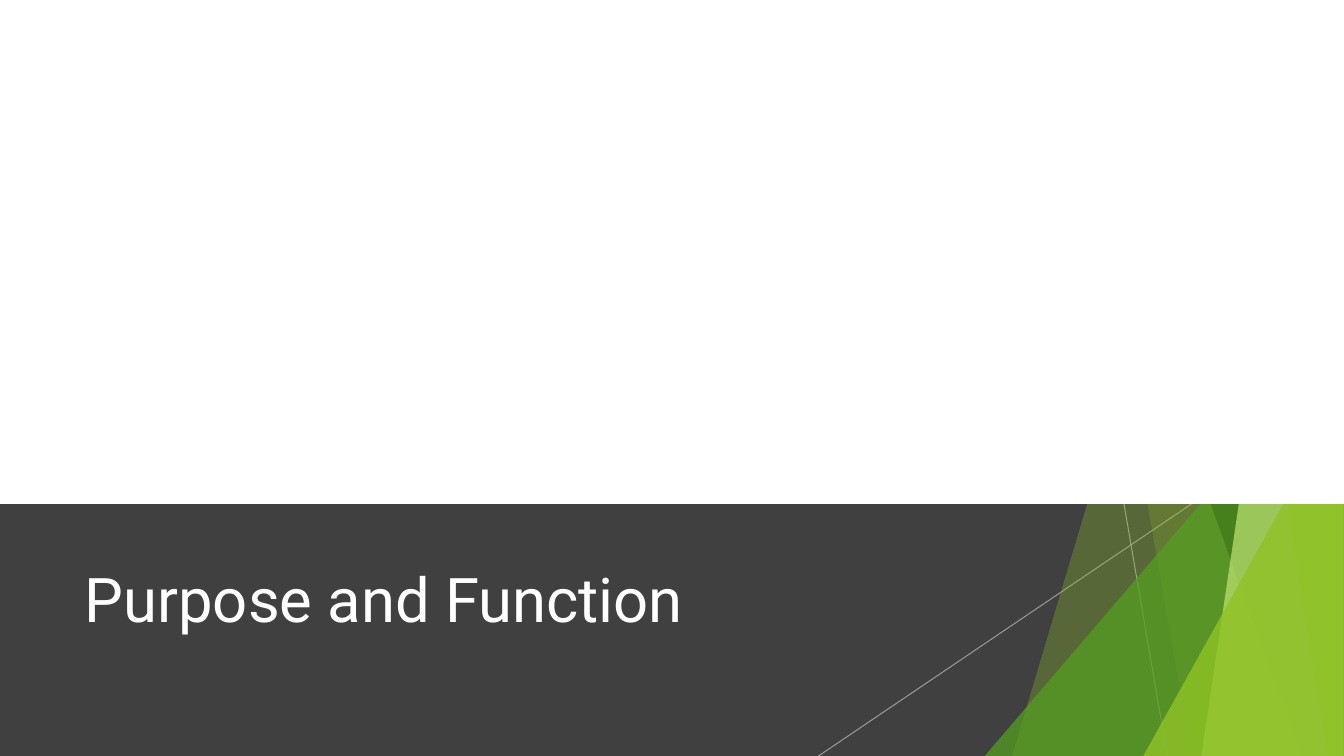
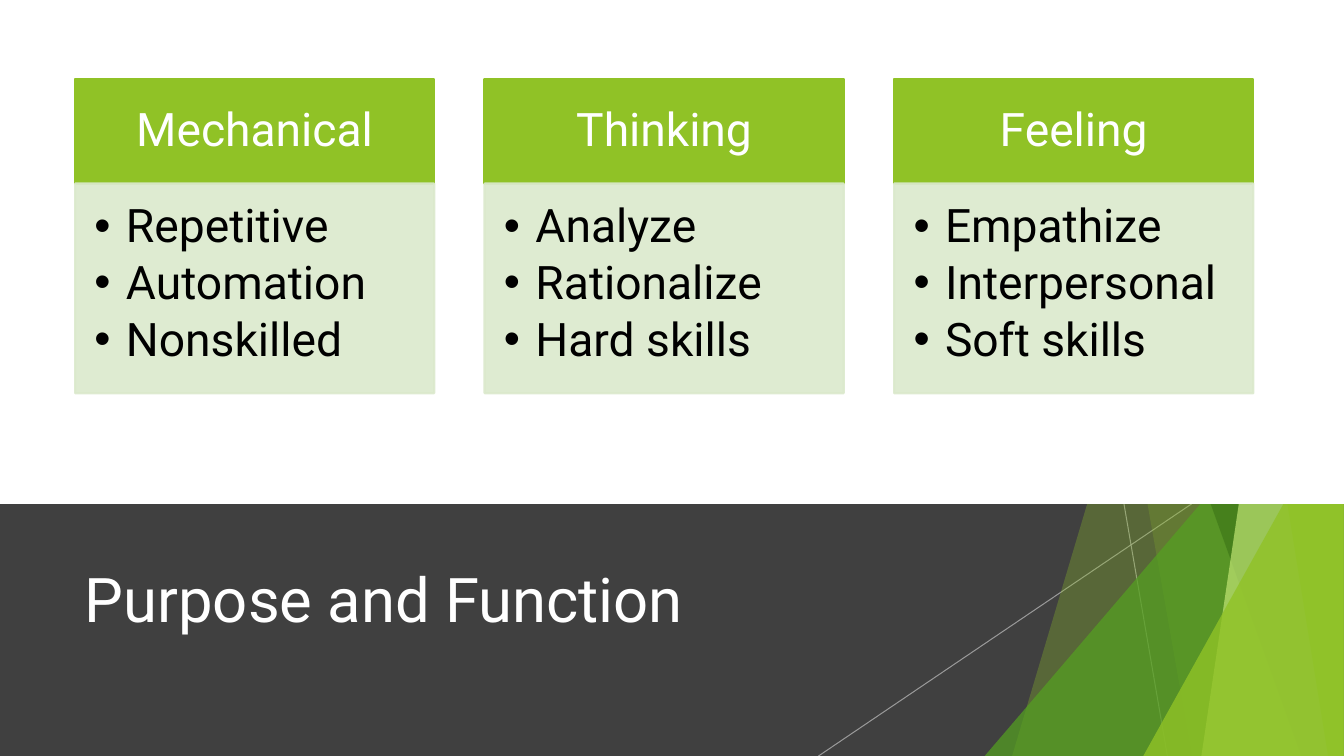
Before and after one commit to dr-natetorious/TIM-8150-Artifical_Intelligence, a slide deck: slide 5 of Week1_Describe/BachmeierNTIM8150-1.pptx. Drawn at 1344x756 pixels with LibreOffice and Linux fonts; fonts in the diff are those of the drawing. Boxes give left, top, right and bottom in pixels: in the first picture for what was removed or moved away, otherwise in the second. Text is boxed around its words. In the diff, an @@ line names an element or a change of style, - is before the commit and + after.

```diff
--- a/Week1_Describe/BachmeierNTIM8150-1.pptx
+++ b/Week1_Describe/BachmeierNTIM8150-1.pptx
@@ group added at bbox=[75, 79, 1253, 393]: 6 rectangles, 6 texts @@
+Mechanical
+  • Repetitive
+  • Automation
+  • Nonskilled
+Thinking
+  • Analyze
+  • Rationalize
+  • Hard skills
+Feeling
+  • Empathize
+  • Interpersonal
+  • Soft skills
```
Also in this commit, not shown: 3 other slides changed, 1 slide removed.
